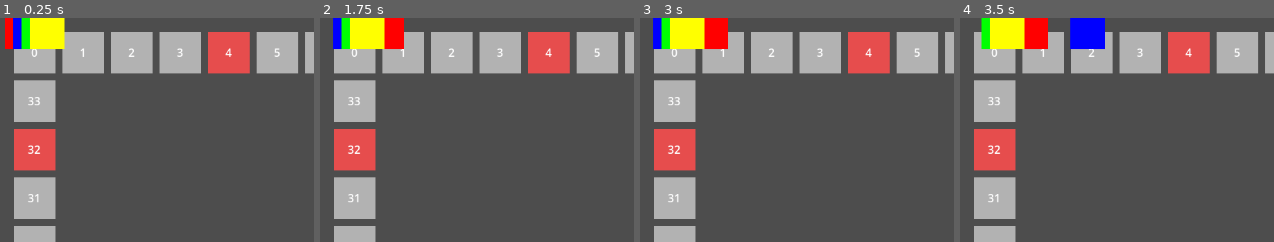
Above: before the commit, frames 1-4 (left to right).
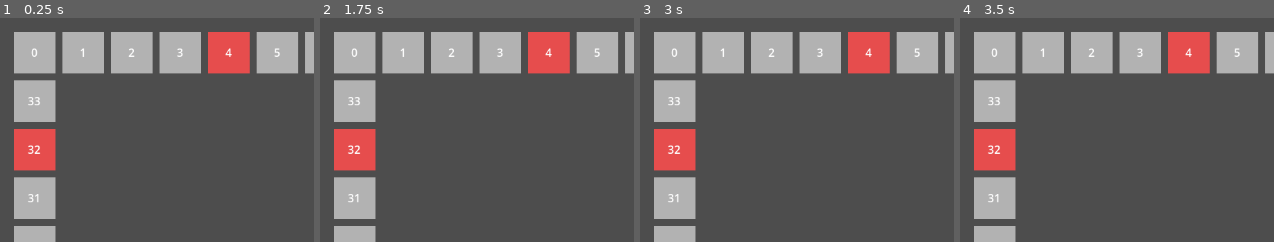
Above: after the commit, the same moments.

Repository: Zephyrdoestech/Pinoy-Party
Game: Godot game, scene res://scenes/Game.tscn
Two runs of this game, one before a commit and one after it. Both use one fixed random seed, a clock stepped at 60 frames per second and the inputs below.
Inputs:
- Up to frame 1 (0.25 s): no input
- Up to frame 2 (1.75 s): click "Roll Dice" at 0.5 s; click "Roll Dice" at 1.25 s
- Up to frame 3 (3 s): click "Roll Dice" at 2 s; tap Enter (ui_accept) at 2.75 s
- Up to frame 4 (3.5 s): tap 1 (p1_jump) at 3.02 s
The pictures show only the part of the screen within x 0-50%, y 0-50%; the shares and areas given below are measured in that part.

The runs differ from the first frame. In frame 1, 2.6% of the frame differs, in the area x 1-21%, y 0-14%; in frame 2, 3.1%; in frame 3, 3.3%; in frame 4, 4.5%, in the area x 6-47%, y 0-14%.

Commit message:
Wire PNG spritesheets into PlayerToken: AnimatedSprite2D with runtime SpriteFrames built from AtlasTexture slices

Diff:
--- a/pinoy-party/scenes/Game.gd
+++ b/pinoy-party/scenes/Game.gd
@@ -10,19 +10,36 @@
 
 var tokens: Array[Node2D] = []
 
+# ---------------------------------------------------------------------------
+# Board character spritesheets — one per player (0-indexed).
+# Path pattern: res://assets/characters/board_characs/charac{N}/charac{N}_walkFront.PNG
+# Sheets are 4096×1024px, 4 frames horizontal (hframes=4), imported as
+# CompressedTexture2D. player_token.gd slices them into AtlasTexture frames.
+# ---------------------------------------------------------------------------
+const CHARACTER_SHEETS: Array[String] = [
+	"res://assets/characters/board_characs/charac1/charac1_walkFront.PNG",  # Player 1
+	"res://assets/characters/board_characs/charac2/charac2_walkFront.PNG",  # Player 2
+	"res://assets/characters/board_characs/charac3/charac3_walkFront.PNG",  # Player 3
+	"res://assets/characters/board_characs/charac4/charac4_walkFront.PNG",  # Player 4
+]
+
 func _ready() -> void:
 	_spawn_tokens()
 	roll_button.pressed.connect(_on_roll_pressed)
 	EventBus.turn_started.connect(_on_turn_started)
 	EventBus.player_moved.connect(_on_player_moved)
 	# StateMachine auto-starts itself via call_deferred in its own _ready().
-	# No need to call GameManager.start_turn() manually anymore — State_StartTurn does it.
 
 func _spawn_tokens() -> void:
 	for i in Constants.MAX_PLAYERS:
 		var token: Node2D = player_token_scene.instantiate()
 		add_child(token)
-		token.setup(i, board)
+
+		# Load the spritesheet for this player and pass it into setup().
+		# All 4 sheets are confirmed present; load() will assert if a path
+		# is wrong, which is the desired loud-failure behaviour during dev.
+		var sheet: Texture2D = load(CHARACTER_SHEETS[i])
+		token.setup(i, board, sheet)
 		token.movement_finished.connect(_on_token_movement_finished)
 		tokens.append(token)
 
@@ -30,10 +47,8 @@
 	EventBus.movement_finished.emit(player_index)
 
 func _on_roll_pressed() -> void:
-	# Guard now lives implicitly in State_WaitingForDice — it only listens
-	# for dice_rolled while it's the active state, so a stray click while
-	# in another state is harmless (dice.roll() just won't have a listener
-	# waiting on EventBus.dice_rolled yet).
+	# Guard lives in State_WaitingForDice — stray clicks while in another
+	# state are harmless (dice.roll() just won't have a listener yet).
 	dice.roll()
 
 func _unhandled_input(event: InputEvent) -> void:
@@ -45,5 +60,5 @@
 	turn_label.text = "%s's turn — roll the dice!" % player_name
 
 func _on_player_moved(player_index: int, new_tile_index: int) -> void:
-	# Tell the token to actually animate to its new tile.
+	# Tell the token to animate to its new tile.
 	tokens[player_index].move_to(new_tile_index)
--- a/pinoy-party/scenes/player/PlayerToken.tscn
+++ b/pinoy-party/scenes/player/PlayerToken.tscn
@@ -5,11 +5,7 @@
 [node name="PlayerToken" type="Node2D" unique_id=1295295330]
 script = ExtResource("1_rf7oy")
 
-[node name="ColorRect" type="ColorRect" parent="." unique_id=1682481046]
-offset_left = -25.0
-offset_top = -25.0
-offset_right = 25.0
-offset_bottom = 25.0
+[node name="Sprite" type="AnimatedSprite2D" parent="." unique_id=1682481046]
 
 [node name="Label" type="Label" parent="." unique_id=1706046835]
 offset_right = 40.0
--- a/pinoy-party/scenes/player/player_token.gd
+++ b/pinoy-party/scenes/player/player_token.gd
@@ -1,19 +1,50 @@
 extends Node2D
 
 const Utils = preload("res://scripts/utils.gd")
+
+# Spritesheet constants matching the exported PNG format from Pixsquare.
+const FRAME_WIDTH  := 1024   # each frame is 1024×1024px
+const FRAME_HEIGHT := 1024
+const HFRAMES      := 4      # 4 frames in a single horizontal row
+const FPS          := 8      # playback speed
+
+# Scale: 1024px native → ~51px on screen, fits within the 70px tile spacing.
+const SPRITE_SCALE := Vector2(0.05, 0.05)
 
 var player_index: int = 0
 var board_ref: Node2D
 
 signal movement_finished(player_index: int)
 
-@onready var color_rect: ColorRect = $ColorRect
+@onready var sprite: AnimatedSprite2D = $Sprite
 
-func setup(index: int, board: Node2D) -> void:
+## Called by Game.gd after instancing. `sheet` must be the loaded Texture2D
+## for this player's walkFront spritesheet.
+func setup(index: int, board: Node2D, sheet: Texture2D) -> void:
 	player_index = index
 	board_ref    = board
-	color_rect.color = GameManager.players[player_index]["color"]
+
+	sprite.sprite_frames = _build_frames(sheet)
+	sprite.scale         = SPRITE_SCALE
+	sprite.play("walkFront")
+
 	global_position = board_ref.get_tile_position(0) + Utils.token_offset(player_index)
+
+## Builds a SpriteFrames resource at runtime by slicing the PNG spritesheet
+## into HFRAMES AtlasTexture regions. This avoids needing a .tres bake step.
+func _build_frames(sheet: Texture2D) -> SpriteFrames:
+	var frames := SpriteFrames.new()
+	frames.add_animation("walkFront")
+	frames.set_animation_loop("walkFront", true)
+	frames.set_animation_speed("walkFront", FPS)
+
+	for i in HFRAMES:
+		var atlas := AtlasTexture.new()
+		atlas.atlas  = sheet
+		atlas.region = Rect2(i * FRAME_WIDTH, 0, FRAME_WIDTH, FRAME_HEIGHT)
+		frames.add_frame("walkFront", atlas)
+
+	return frames
 
 func move_to(target_tile_index: int) -> void:
 	if board_ref == null:
Not shown, changed: DEVLOG.md
